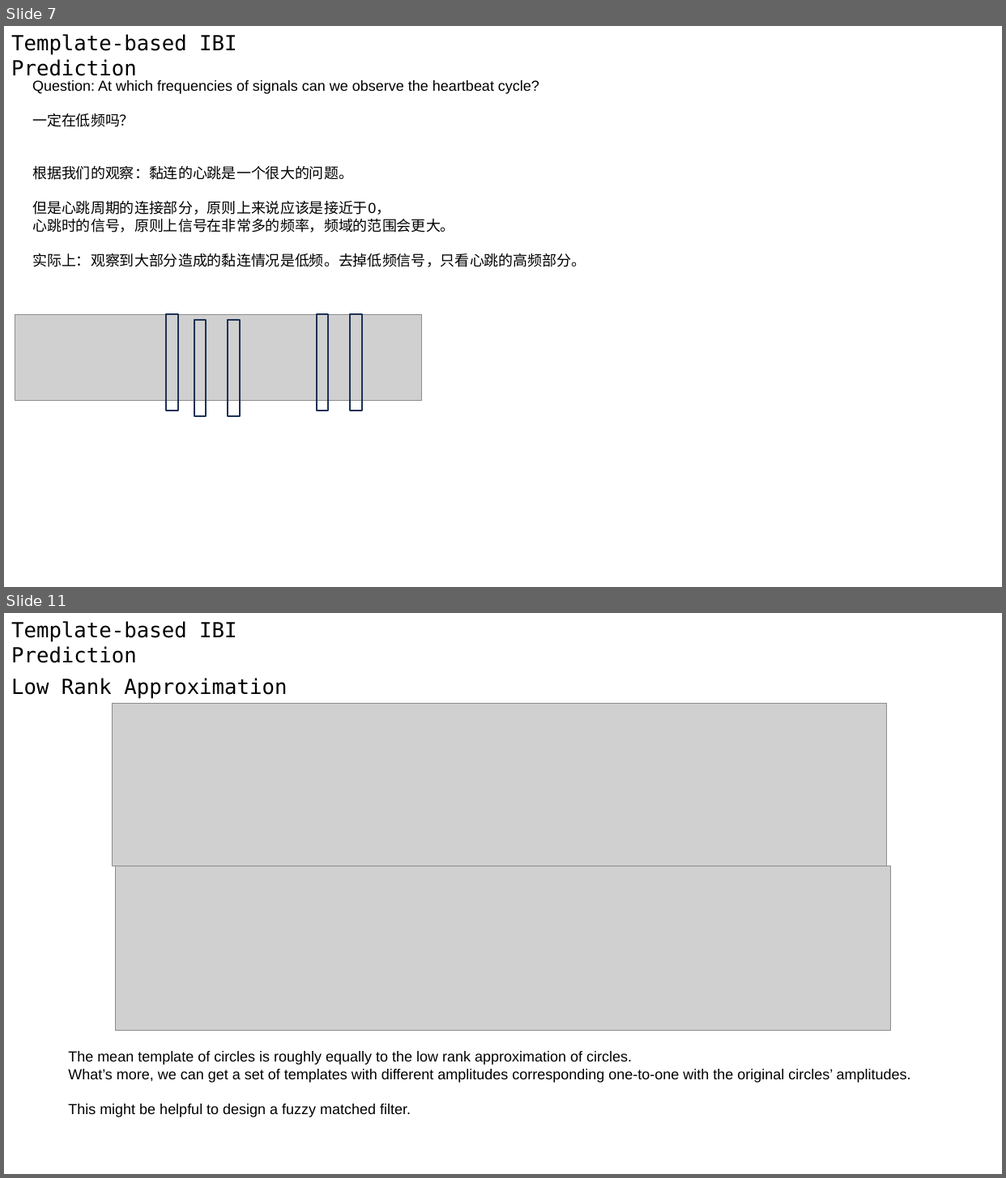
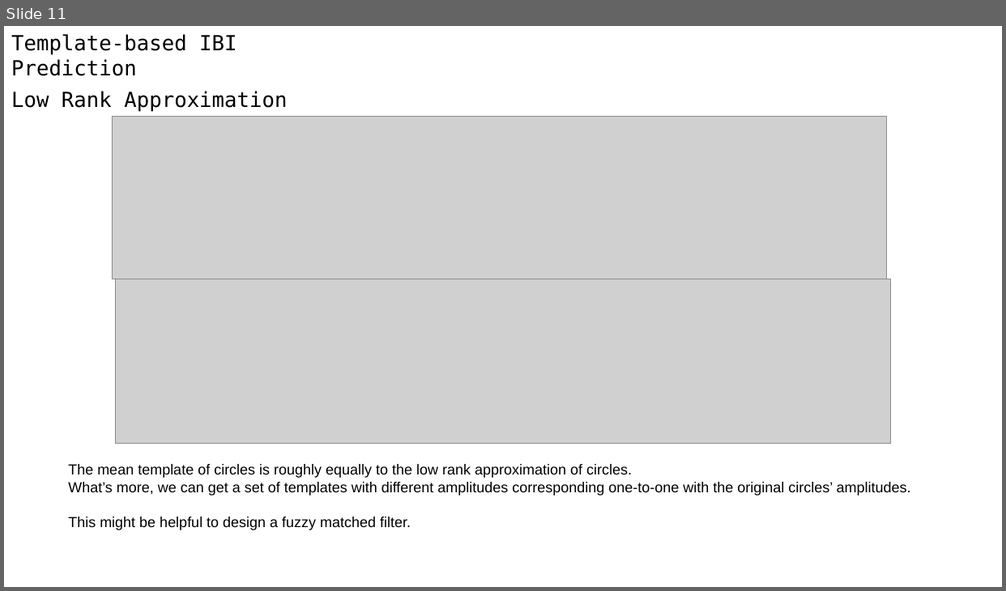
Before and after one commit to A-Big-Tortoise/Presentation, a slide deck: Presentation_0129_JiayuChen.pptx. Shown one above the other, each under a label of ours: slides 7 and 11 before the commit, slide 11 after it; the slides between them are not shown. The pictures are 1006x1178 and 1006x591 pixels, drawn with LibreOffice and Linux fonts; fonts in the diff are those of the drawing; grey boxes stand for pictures. Boxes give left, top, right and bottom in pixels: in the first picture for what was removed or moved away, otherwise in the second. Text is boxed around its words. In the diff, an @@ line names an element or a change of style, - is before the commit and + after.

```diff
--- a/Presentation_0129_JiayuChen.pptx
+++ b/Presentation_0129_JiayuChen.pptx
@@ slide 7 removed at <box>4,26,1002,587</box>, background #FFFFFF @@
@@ text removed at <box>11,34,236,76</box> @@
-      Template-based IBI Prediction
@@ text removed at <box>32,80,586,267</box> @@
-Question: At which frequencies of signals can we observe the heartbeat cycle?
-一定在低频吗？
-根据我们的观察：黏连的心跳是一个很大的问题。
-但是心跳周期的连接部分，原则上来说应该是接近于0，
-心跳时的信号，原则上信号在非常多的频率，频域的范围会更大。
-实际上：观察到大部分造成的黏连情况是低频。去掉低频信号，只看心跳的高频部分。
@@ picture removed at <box>15,314,423,401</box> @@
@@ rectangle removed at <box>167,314,178,411</box> @@
@@ rectangle removed at <box>317,314,329,411</box> @@
@@ rectangle removed at <box>350,314,362,411</box> @@
@@ rectangle removed at <box>194,320,206,416</box> @@
@@ rectangle removed at <box>228,320,240,416</box> @@
```
Also in this commit, not shown: 6 slides changed, 2 slides added, 1 other slide removed.
